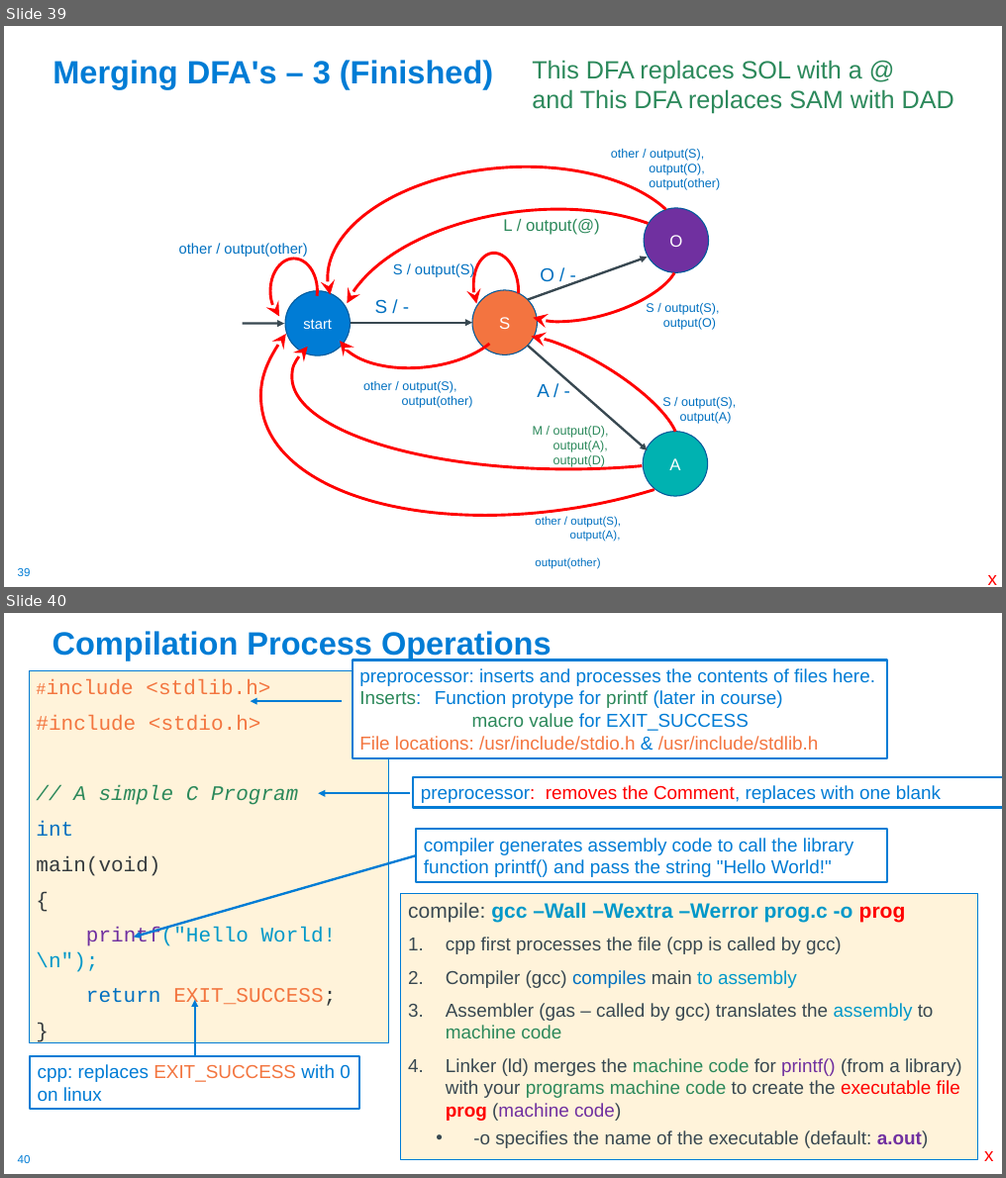
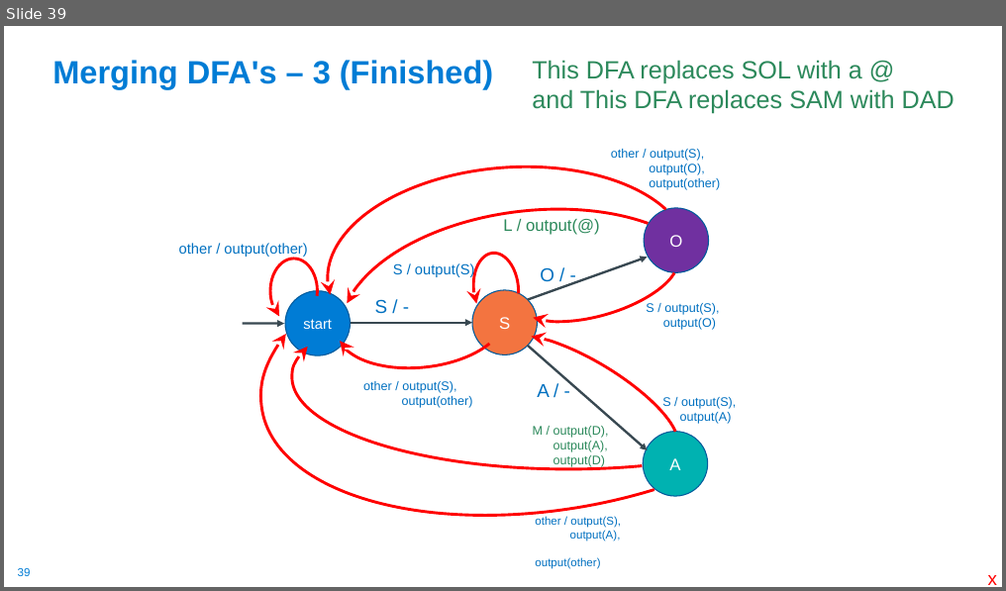
Before and after one commit to cse30-sp24/Cao-slides, a slide deck: 01-C-Part1.pptx. Shown one above the other, each under a label of ours: slides 39 and 40 before the commit, slide 39 after it. The pictures are 1006x1178 and 1006x591 pixels, drawn with LibreOffice and Linux fonts; fonts in the diff are those of the drawing. Boxes give left, top, right and bottom in pixels: in the first picture for what was removed or moved away, otherwise in the second. Text is boxed around its words. In the diff, an @@ line names an element or a change of style, - is before the commit and + after.

```diff
--- a/01-C-Part1.pptx
+++ b/01-C-Part1.pptx
@@ slide 40 removed at (4, 613, 1002, 1174), background #FFFFFF; not listed: 1 template element that a slide beside it also shows @@
@@ title removed at (53, 631, 551, 661) @@
-Compilation Process Operations
@@ rectangle removed at (29, 670, 388, 1044) @@
-#include <stdlib.h>
-#include <stdio.h>
-// A simple C Program
-int
-main(void)
-{
-printf("Hello World!\n");
-return EXIT_SUCCESS;
-}
@@ rectangle removed at (352, 661, 887, 759) @@
-preprocessor: inserts and processes the contents of files here. Inserts: Function protype for printf (later in course)
-  macro value for EXIT_SUCCESS
-File locations: /usr/include/stdio.h & /usr/include/stdlib.h
@@ arrow removed from (342, 701) to (251, 701) @@
@@ rectangle removed at (414, 777, 1002, 808) @@
-preprocessor: removes the Comment, replaces with one blank
@@ arrow removed from (410, 793) to (319, 793) @@
@@ rectangle removed at (417, 830, 888, 882) @@
-compiler generates assembly code to call the library function printf() and pass the string "Hello World!"
@@ arrow removed from (417, 856) to (134, 937) @@
@@ text removed at (401, 894, 978, 1160) @@
-compile: gcc –Wall –Wextra –Werror prog.c -o prog
-1. cpp first processes the file (cpp is called by gcc)
-2. Compiler (gcc) compiles main to assembly
-3. Assembler (gas – called by gcc) translates the assembly to machine code
-4. Linker (ld) merges the machine code for printf() (from a library) with your programs machine code to create the executable file prog (machine code)
-  • -o specifies the name of the executable (default: a.out)
@@ arrow removed from (195, 1057) to (195, 1000) @@
@@ rectangle removed at (30, 1057, 360, 1109) @@
-cpp: replaces EXIT_SUCCESS with 0
-on linux
@@ text removed at (984, 1152, 993, 1161) @@
-x
```
Also in this commit, not shown: 7 slides changed, 1 other file.
